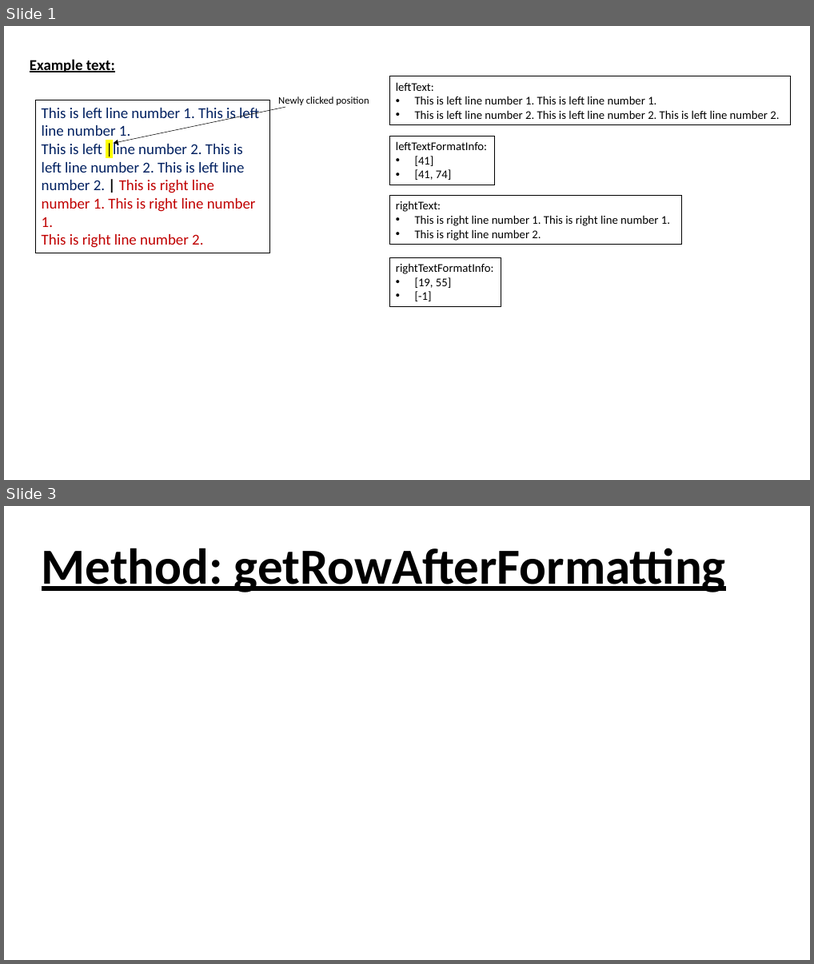
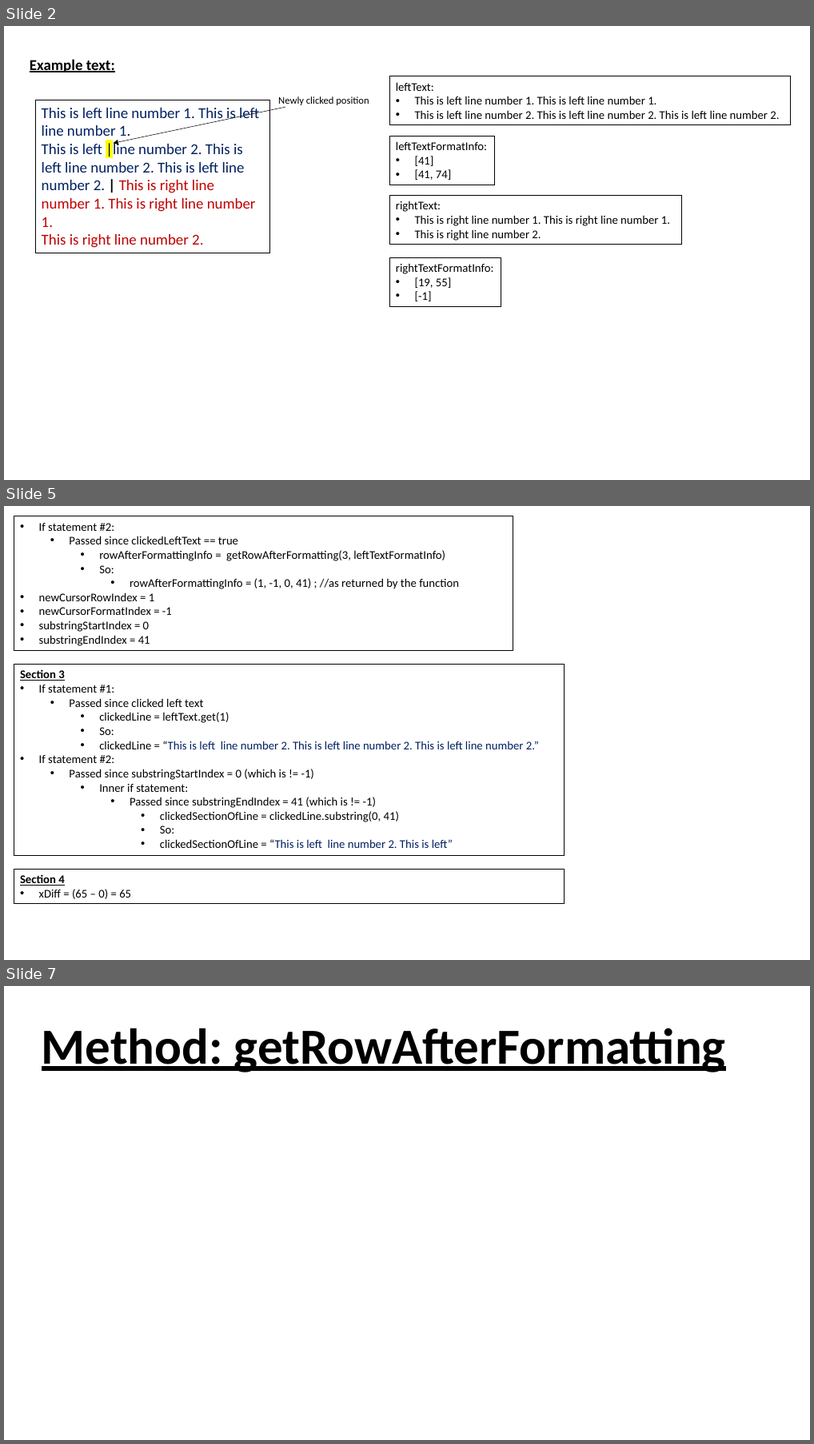
Before and after one commit to L-Holmes/PowerPoint-Quiz-Generator, a slide deck: textbox guide.pptx. Shown one above the other, each under a label of ours: slides 1 and 3 before the commit, slides 2, 5 and 7 after it; the slides between them are not shown. The pictures are 814x964 and 814x1444 pixels, drawn with LibreOffice and Linux fonts; fonts in the diff are those of the drawing. Boxes give left, top, right and bottom in pixels: in the first picture for what was removed or moved away, otherwise in the second. Text is boxed around its words. In the diff, an @@ line names an element or a change of style, - is before the commit and + after.

Commit message:
checked through the upsateLeftAndRightText method, adjusted it to detect the actual character that was clicked, rather than the character after, if the user clicked on the border between 2 character

```diff
--- a/textbox guide.pptx
+++ b/textbox guide.pptx
@@ slide 5 added at (x1=4, y1=506, x2=810, y2=960), background #FFFFFF @@
@@ rectangle added at (x1=14, y1=516, x2=514, y2=651), outline #000000 0.75 pt, 14 pt, text #000000 @@
+• If statement #2:
+  • Passed since clickedLeftText == true
+    • rowAfterFormattingInfo = getRowAfterFormatting(3, leftTextFormatInfo)
+    • So:
+      • rowAfterFormattingInfo = (1, -1, 0, 41) ; //as returned by the function
+• newCursorRowIndex = 1
+• newCursorFormatIndex = -1
+• substringStartIndex = 0
+• substringEndIndex = 41
@@ rectangle added at (x1=14, y1=664, x2=565, y2=855), outline #000000 0.75 pt, 14 pt, text #000000 @@
+Section 3
+• If statement #1:
+  • Passed since clicked left text
+    • clickedLine = leftText.get(1)
+    • So:
+    • clickedLine = “This is left line number 2. This is left line number 2. This is left line number 2.”
+• If statement #2:
+  • Passed since substringStartIndex = 0 (which is != -1)
+    • Inner if statement:
+      • Passed since substringEndIndex = 41 (which is != -1)
+        • clickedSectionOfLine = clickedLine.substring(0, 41)
+        • So:
+        • clickedSectionOfLine = “This is left line number 2. This is left”
@@ rectangle added at (x1=14, y1=869, x2=565, y2=904), outline #000000 0.75 pt, 14 pt, text #000000 @@
+Section 4
+• xDiff = (65 – 0) = 65
@@ what was slide 1 is now slide 2 @@
@@ what was slide 3 is now slide 7 @@
```
Also in this commit, not shown: 1 slide changed, 6 other slides added, 1 slide removed, 1 other file.
